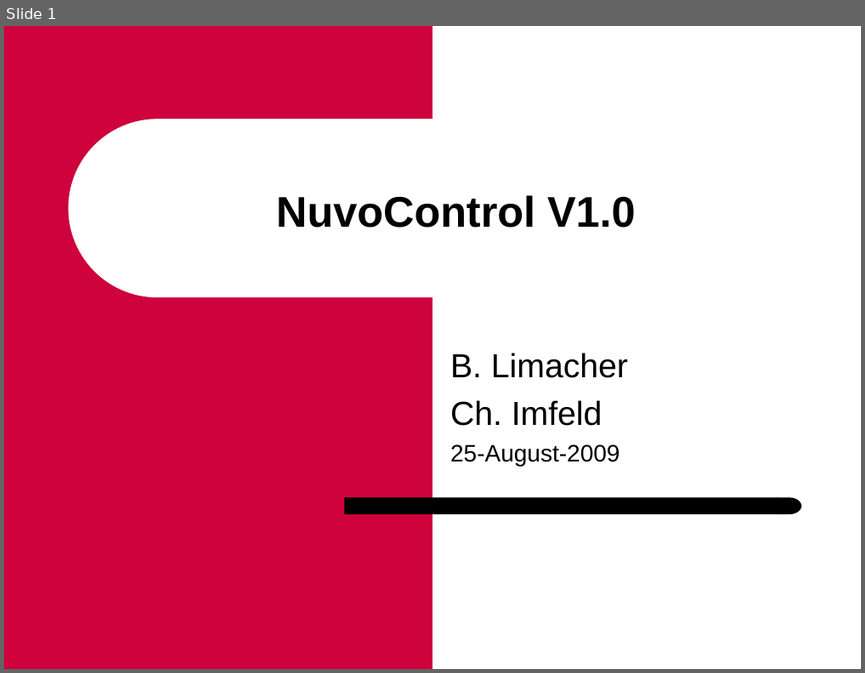
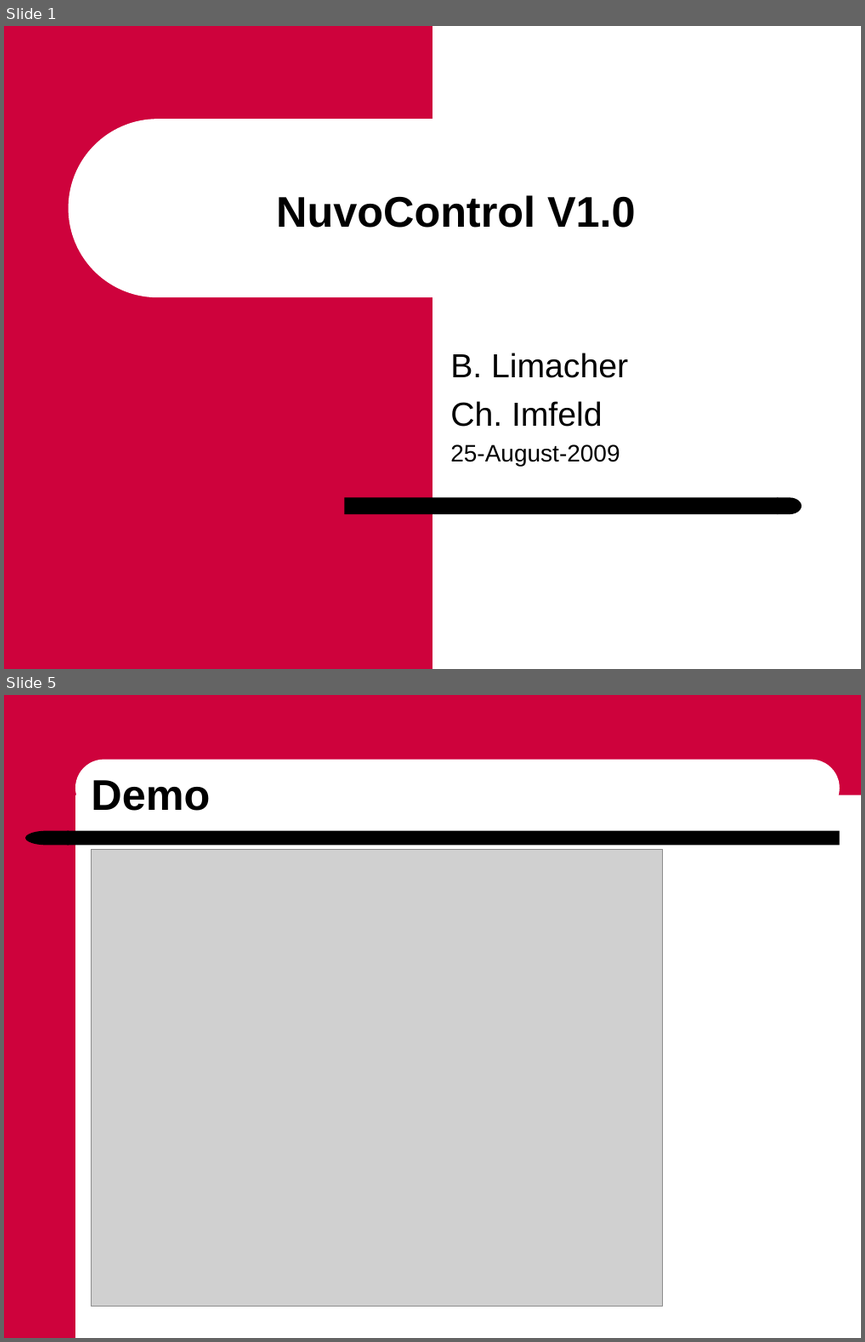
Before and after one commit to ImfeldC/NuvoControl, a slide deck: UserDocumentation/NuvoContro_7100_ProjektPräsentation.ppt. Shown one above the other, each under a label of ours: slide 1 before the commit, slides 1 and 5 after it; the slides between them are not shown. The pictures are 865x673 and 865x1342 pixels, drawn with LibreOffice and Linux fonts; fonts in the diff are those of the drawing; grey boxes stand for pictures; background and template pictures are left out. Boxes give left, top, right and bottom in pixels: in the first picture for what was removed or moved away, otherwise in the second. Text is boxed around its words. In the diff, an @@ line names an element or a change of style, - is before the commit and + after.

Commit message:
Update ...

```diff
--- a/UserDocumentation/NuvoContro_7100_ProjektPräsentation.ppt
+++ b/UserDocumentation/NuvoContro_7100_ProjektPräsentation.ppt
@@ slide 5 added at (4, 695, 861, 1338), background #FFFFFF @@
@@ rectangle added at (4, 695, 75, 1338), fill #CE023C @@
@@ rectangle added at (69, 695, 861, 795), fill #CE023C @@
@@ rounded rectangle added at (75, 760, 840, 817), fill #FFFFFF @@
@@ title added at (91, 780, 210, 811), 36 pt, text #000000, bold @@
+Demo
@@ flow chart delay added at (25, 830, 69, 845), fill #000000 @@
@@ rounded rectangle added at (68, 830, 840, 845), fill #000000 @@
@@ picture added at (92, 849, 663, 1306) @@
```
Also in this commit, not shown: 6 other slides added.
